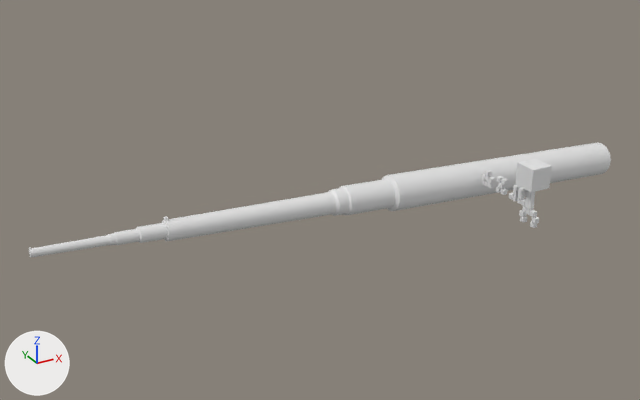
What one commit did to the FBX model Assets/3d/MechanicalArm.fbx.
Rendered twice from a 50 mm camera at (-30.6, -32.5, 19.6) aimed at (-10.3, 4.4, 1.1). Every picture has the same lights, and +X, +Y and +Z are marked at lower left. The first picture is the older version. Where no turn or scale is listed for an object, it has been applied to the vertices.

Names of what the first picture shows: 'Base of the crane', 'Cannon', 'CannonTip', 'Fish', 'L', 'O', 'X' and 1 more.
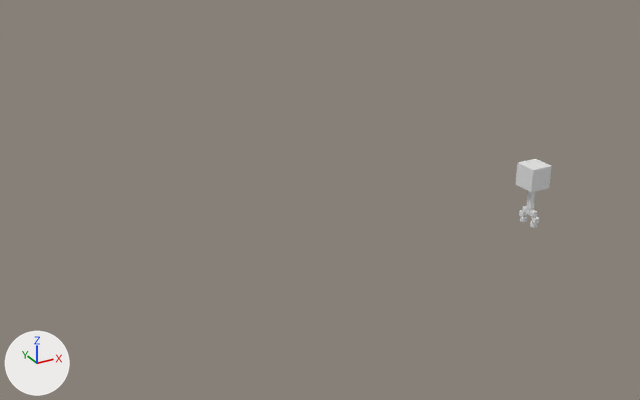
Boxes (x1, y1, x2, y2) around the edits, measured in the pictures (640 x 400 px):
'Cannon', deleted: before (162, 143, 611, 241)
'CannonTip', deleted: before (29, 223, 168, 258)
'Fish', deleted: before (481, 170, 495, 188)
'X', deleted: before (496, 176, 508, 195)
'O', deleted: before (517, 187, 528, 207)
'L', deleted: before (509, 185, 520, 202)

Edits to the bpy script that builds the scene:
```text
Remove ob_o:
    ob_o = bpy.data.objects.new('O', me_cube_053)
    ob_o.location = (0.0, 0.46, 0.63)
Remove ob_fish:
    ob_fish = bpy.data.objects.new('Fish', me_cube_040)
    ob_fish.location = (0.0, 3.65, 0.56)
Remove ob_cannontip:
    ob_cannontip = bpy.data.objects.new('CannonTip', me_cylinder_013)
    ob_cannontip.location = (-16.85, 4.86, 1.03)
Remove ob_cannon:
    ob_cannon = bpy.data.objects.new('Cannon', me_cylinder_012)
    ob_cannon.location = (2.07, 4.86, 0.0)
Remove ob_l:
    ob_l = bpy.data.objects.new('L', me_cube_045)
    ob_l.location = (0.0, 1.25, 0.56)
Remove ob_x:
    ob_x = bpy.data.objects.new('X', me_cube_033)
    ob_x.location = (0.0, 2.37, 0.63)
```
